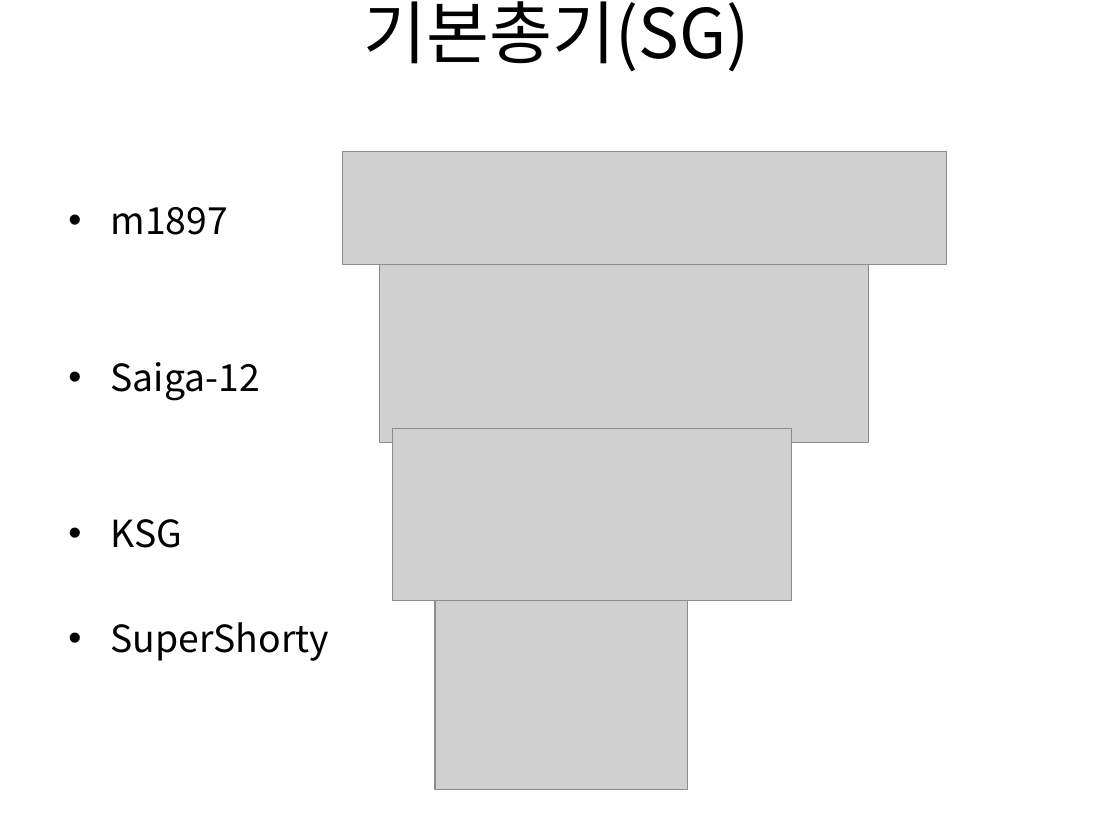
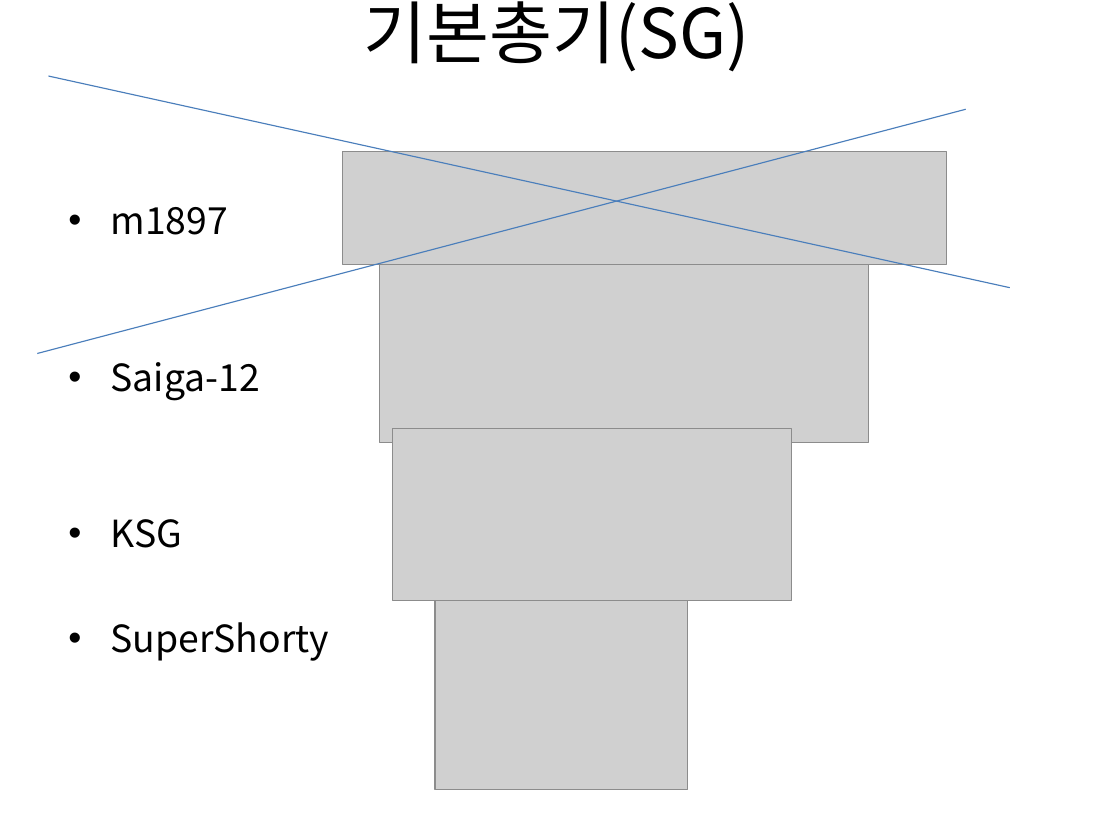
Before and after one commit to gkdlgndpdu/EscapeJail, a slide deck: slide 43 of EscapeJail/Assets/기획/스테이지1기획.pptx. Drawn at 1120x840 pixels with LibreOffice and Linux fonts; fonts in the diff are those of the drawing; grey boxes stand for pictures. Boxes give left, top, right and bottom in pixels: in the first picture for what was removed or moved away, otherwise in the second. Text is boxed around its words. In the diff, an @@ line names an element or a change of style, - is before the commit and + after.

```diff
--- a/EscapeJail/Assets/기획/스테이지1기획.pptx
+++ b/EscapeJail/Assets/기획/스테이지1기획.pptx
@@ line added from (48, 76) to (1010, 288), #4B7EBC 0.75 pt @@
@@ line added from (37, 354) to (965, 110), #4B7EBC 0.75 pt @@
```
Also in this commit, not shown: 4 other slides changed, 2 other files.
